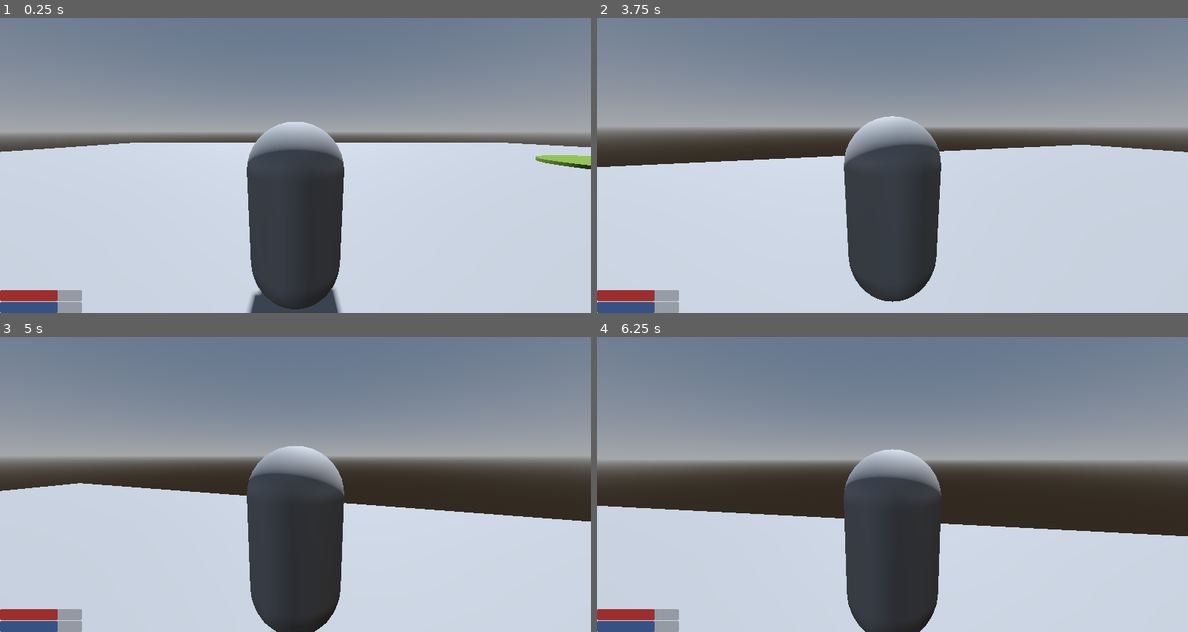
Above: before the commit, frames 1-4 (two rows, left to right).
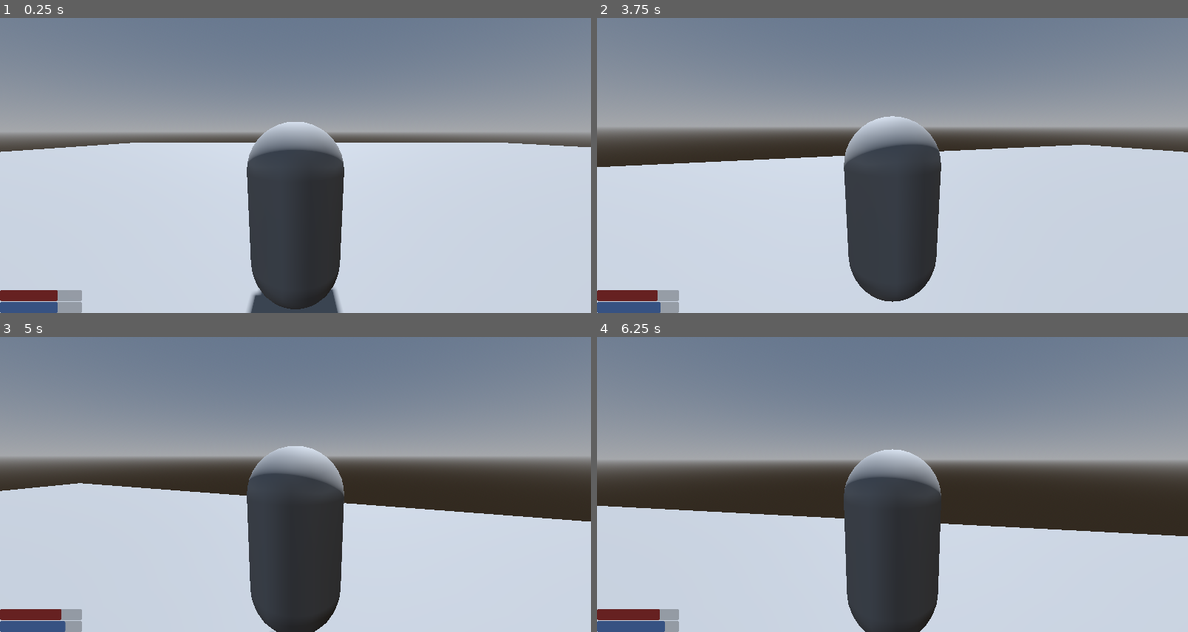
Above: after the commit, the same moments.

Repository: userext122021/godot_rpg_project
Game: Godot game, scene res://main.tscn
The game is run twice, just before and just after one commit, with the same random seed, the same clock (stepped at 60 frames per second) and the same inputs.
Inputs (mouse positions are in pixels of both pictures, inside the frame that each line leads up to):
- Up to frame 1 (0.25 s): no input
- Up to frame 2 (3.75 s): tap Enter at 0.5 s; move the mouse to (922, 165) at 0.52 s; press the mouse at (922, 165) at 0.53 s; hold W (move_forward) from 0.53 s (still down); tap Space (jump) at 0.77, 1.52, 3.02 s; move the mouse to (862, 165) at 1.27 s; release the mouse at (862, 165) at 1.28 s; tap E (interact) at 1.35, 3.6 s; move the mouse to (904, 159) at 2.02 s; hold Shift (run) 2.03-2.78 s; move the mouse to (886, 171) at 2.77 s; click (886, 171) at 2.85 s; move the mouse to (933, 168) at 3.52 s
- Up to frame 3 (5 s): keep holding W (move_forward); tap Space (jump) at 3.77, 4.52 s; move the mouse to (248, 481) at 4.27 s; tap Shift (run) at 4.35 s
- Up to frame 4 (6.25 s): move the mouse to (898, 484) at 5.02 s; press the mouse at (898, 484) at 5.03 s; move the mouse to (868, 478) at 5.77 s; release W (move_forward) at 5.78 s; release the mouse at (868, 478) at 5.78 s; hold D (move_right) from 5.78 s (still down); tap E (interact) at 5.85 s; tap Space (jump) at 6.02 s

The runs differ from the first frame. In frame 1, 0.7% of the frame differs, in the area x 0-100%, y 46-96%; in frame 2, 0.4%; in frame 3, 0.4%; in frame 4, 0.5%.
Error before the commit: Parse Error: Identifier "speed" not declared in the current scope. (res://core/entities/base_ai_entity.gd:83)

Commit message:
Доделал лужу

Diff:
--- a/core/danger_zone/danger_zone.gd
+++ b/core/danger_zone/danger_zone.gd
@@ -7,8 +7,7 @@
 var entities=[]
 @export var size:Vector3=Vector3(4,4,4)
 @export var zone_type:String="unknown"
-@export var update_interval:float=3.0
-@export var damage:float=7.0
+@export var update_interval:float=0.5
 var update_timer:float=0
 func _ready() -> void:
 	pass
--- a/core/entities/base_ai_entity.gd
+++ b/core/entities/base_ai_entity.gd
@@ -80,7 +80,7 @@
 
 
 func move_direct_to_target(delta: float):
-	speed=stats.data.speed
+	var speed=stats.data.speed
 	if global_position.distance_to(target_position)<minimal_distance:
 		return
 
--- a/core/ui/ui.gd
+++ b/core/ui/ui.gd
@@ -121,6 +121,12 @@
 
 
 func update_stats():
+	if player_stats.has_effect("poison"):
+		var sb:StyleBoxFlat=$Stats/HpProgressBar.get_theme_stylebox("fill")
+		sb.bg_color=Color(0.221, 0.326, 0.109, 1.0)
+	else:
+		var sb:StyleBoxFlat=$Stats/HpProgressBar.get_theme_stylebox("fill")
+		sb.bg_color=Color(0.4, 0.129, 0.129, 1.0)
 	$Stats/HpProgressBar.max_value=player_stats.data.max_hp
 	$Stats/HpProgressBar.value=player_stats.data.hp
 	$Stats/StaminaProgressBar.max_value=player_stats.data.max_stamina
--- a/examples/example_scene/example_player.tscn
+++ b/examples/example_scene/example_player.tscn
@@ -1,14 +1,9 @@
-[gd_scene load_steps=8 format=3 uid="uid://djphclfgekh58"]
+[gd_scene load_steps=6 format=3 uid="uid://djphclfgekh58"]
 
 [ext_resource type="PackedScene" uid="uid://bka5xkdn0m6fa" path="res://core/entities/base_player/base_player.tscn" id="1_pmdal"]
 [ext_resource type="Script" uid="uid://cs4l3r1tvm53j" path="res://examples/example_scene/example_player.gd" id="2_e3ugx"]
-[ext_resource type="Script" uid="uid://bwgfc7v7io1hh" path="res://core/entities/stats_data.gd" id="3_e3ugx"]
 [ext_resource type="PackedScene" uid="uid://bihegv11tkr1n" path="res://core/weapon/base_weapon.tscn" id="4_q21gh"]
 [ext_resource type="Script" uid="uid://dsyhdks3kftvo" path="res://core/weapon/weapon_data.gd" id="5_bvjqf"]
-
-[sub_resource type="Resource" id="Resource_ouwa7"]
-script = ExtResource("3_e3ugx")
-metadata/_custom_type_script = "uid://bwgfc7v7io1hh"
 
 [sub_resource type="Resource" id="Resource_byw34"]
 script = ExtResource("5_bvjqf")
@@ -17,7 +12,6 @@
 
 [node name="ExamplePlayer" node_paths=PackedStringArray("weapon") instance=ExtResource("1_pmdal")]
 script = ExtResource("2_e3ugx")
-stats_data = SubResource("Resource_ouwa7")
 weapon = NodePath("BaseWeapon")
 
 [node name="BaseWeapon" parent="." index="7" instance=ExtResource("4_q21gh")]
--- a/examples/example_scene/example_scene.tscn
+++ b/examples/example_scene/example_scene.tscn
@@ -32,6 +32,8 @@
 script = ExtResource("2_vx6j6")
 entity_name = "player"
 entity_category = "player"
+regen_hp_per_second = 1.0
+regen_stamina_per_second = 1.0
 metadata/_custom_type_script = "uid://bwgfc7v7io1hh"
 
 [sub_resource type="CapsuleShape3D" id="CapsuleShape3D_wvpry"]
@@ -117,7 +119,7 @@
 probability = 0.5
 
 [node name="ToxicPuddle" parent="." instance=ExtResource("14_uyenh")]
-transform = Transform3D(1, 0, 0, 0, 1, 0, 0, 0, 1, 15, 0, -8)
+transform = Transform3D(1, 0, 0, 0, 1, 0, 0, 0, 1, 14, 0, 4)
 
 [connection signal="item_used" from="ExamplePlayer/Inventory" to="ExamplePlayer" method="_on_inventory_item_used"]
 
--- a/examples/example_scene/toxic_puddle.gd
+++ b/examples/example_scene/toxic_puddle.gd
@@ -1,11 +1,13 @@
 extends DangerZone
 class_name ToxicPuddle
-var effect_name:String="poison"
 var duration:float=5.0
-var tick_time:float=1.0
+var tick_time:float=0.5
 var damage:float=3
 
+
+func _ready() -> void:
+	zone_type="poison"
 func apply_effect(body:Node3D):
 	if body.has_method("add_effect"):
-		body.add_effect(effect_name,duration,tick_time,damage)
+		body.add_effect(zone_type,duration,tick_time,damage)
 		print("TOXIC PUDDLE: apply on ",body)
Not shown, added: core/entities/effect.gd.uid
